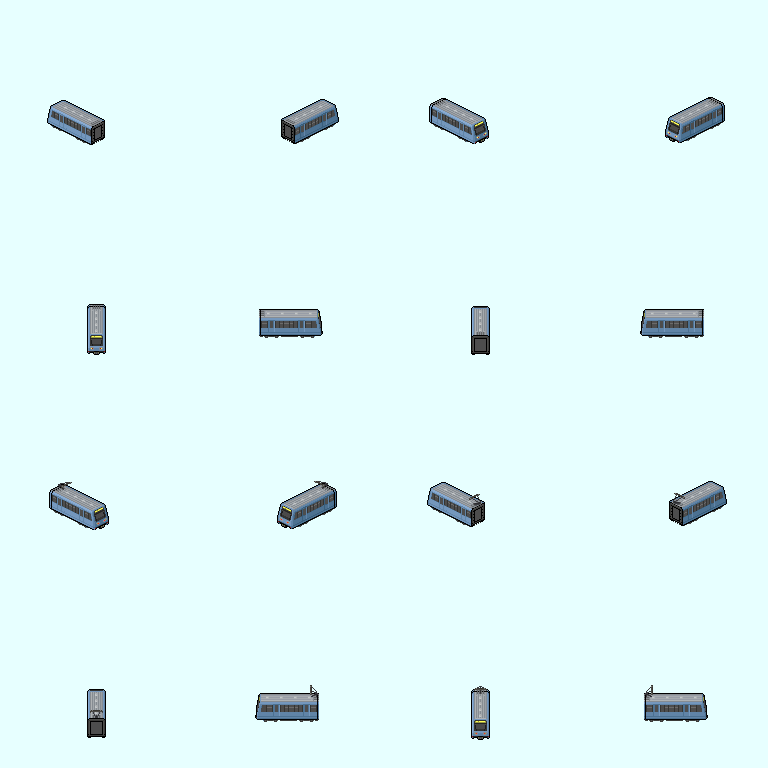
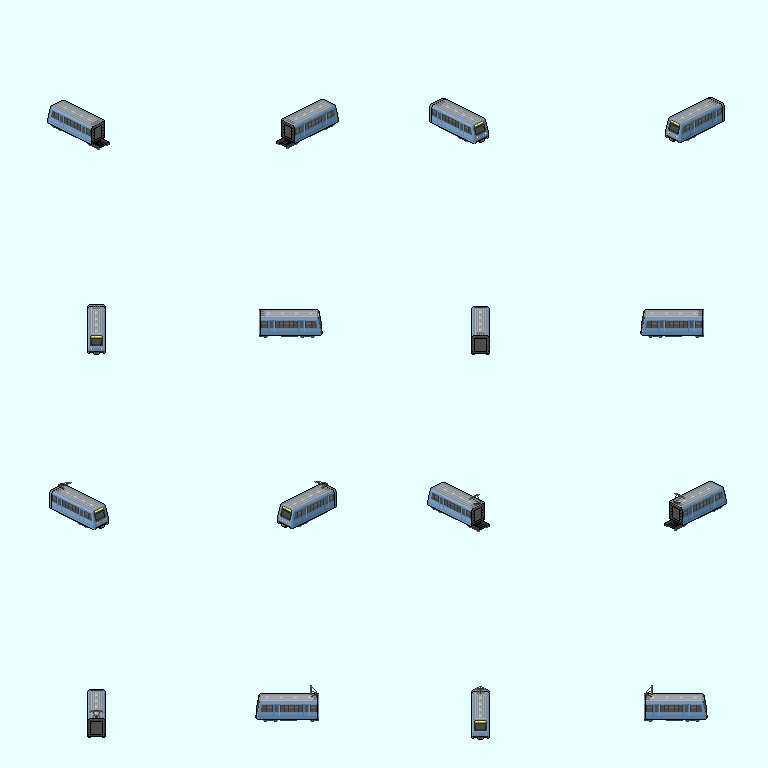
Revision of a layered (768, 768) image; what changed, layer by layer:
added layer "Jakops DG" above "Visible" over [51, 122, 723, 722]
hid "P89U" over [51, 122, 723, 722]
added layer "EVAG P89" above "EVAG P86" over [51, 122, 723, 722]
added layer "EVAG P86" above "P86" over [51, 122, 723, 722]
